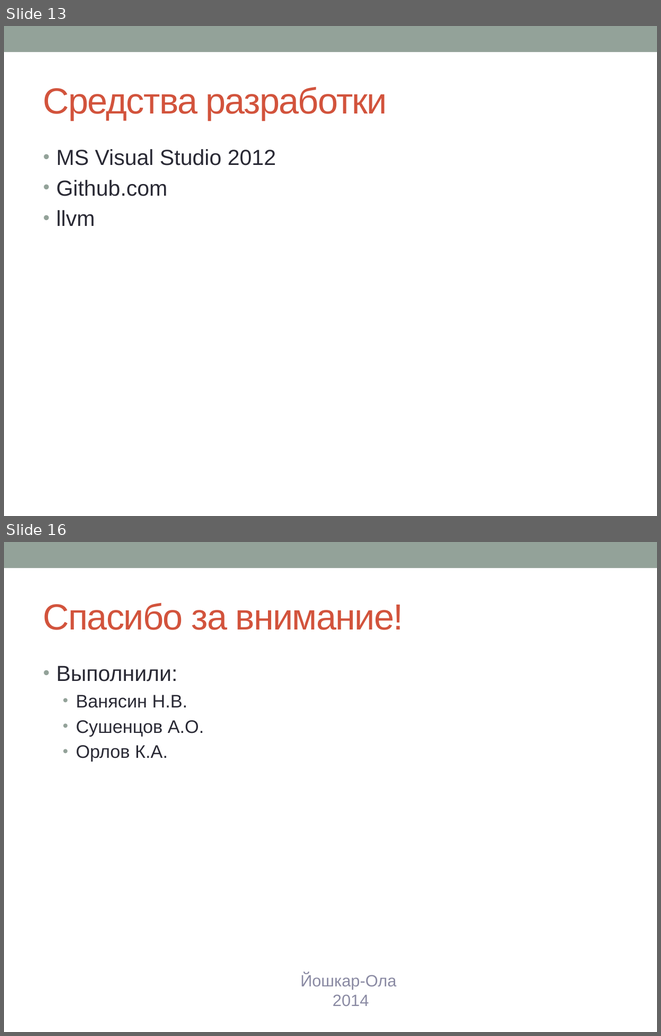
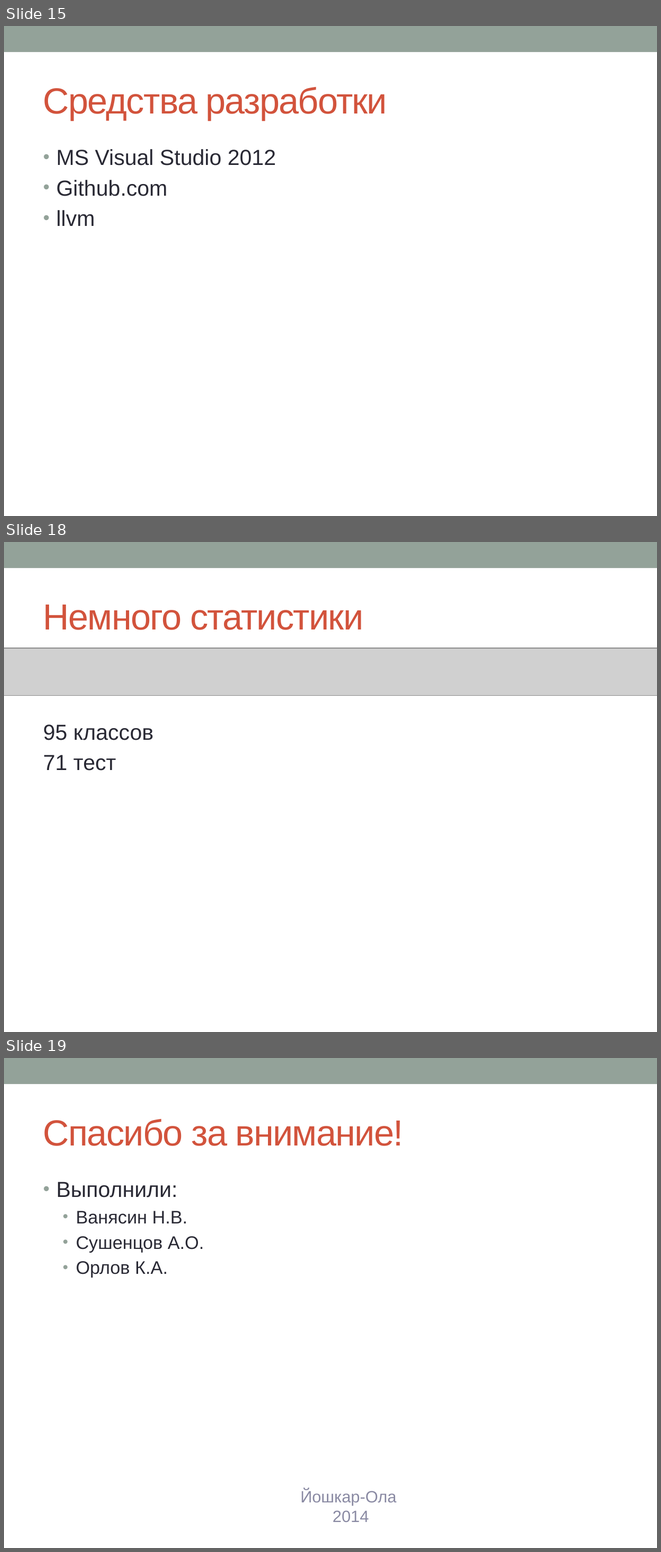
Before and after one commit to nikita-vanyasin/compiler, a slide deck: docs/Py.pptx. Shown one above the other, each under a label of ours: slides 13 and 16 before the commit, slides 15, 18 and 19 after it; the slides between them are not shown. The pictures are 661x1036 and 661x1552 pixels, drawn with LibreOffice and Linux fonts; fonts in the diff are those of the drawing; grey boxes stand for pictures. Boxes give left, top, right and bottom in pixels: in the first picture for what was removed or moved away, otherwise in the second. Text is boxed around its words. In the diff, an @@ line names an element or a change of style, - is before the commit and + after.

```diff
--- a/docs/Py.pptx
+++ b/docs/Py.pptx
@@ slide 18 added at (x1=4, y1=542, x2=657, y2=1032), background #FFFFFF; not listed: 1 template element that a slide beside it also shows @@
@@ title added at (x1=43, y1=605, x2=363, y2=630), 40 pt, text #D2533C @@
+Немного статистики
@@ picture added at (x1=4, y1=648, x2=657, y2=696) @@
@@ text added at (x1=43, y1=724, x2=153, y2=770), 24 pt, text #292934 @@
+95 классов
+71 тест
@@ what was slide 13 is now slide 15 @@
@@ what was slide 16 is now slide 19 @@
```
Also in this commit, not shown: 7 slides changed, 3 other slides added, 1 slide removed, 11 other files.
